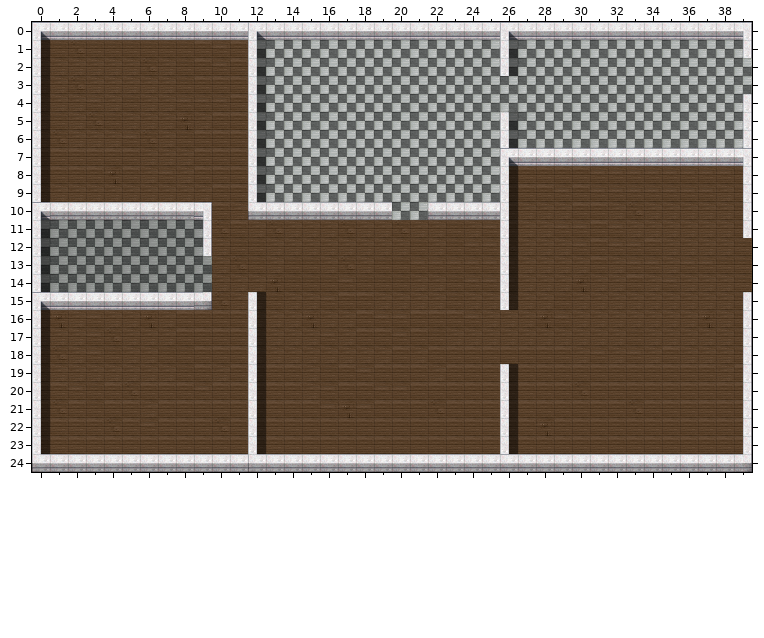
Two versions of a level (Tiled map, labtempo-ubicomp-projects/UbicompMiddleware/assets/tmx/casa_meiry.tmx). Above, as it was before the edit.
Cells are 32x32 px. Shown: x 0..39, y 0..24.
The result:
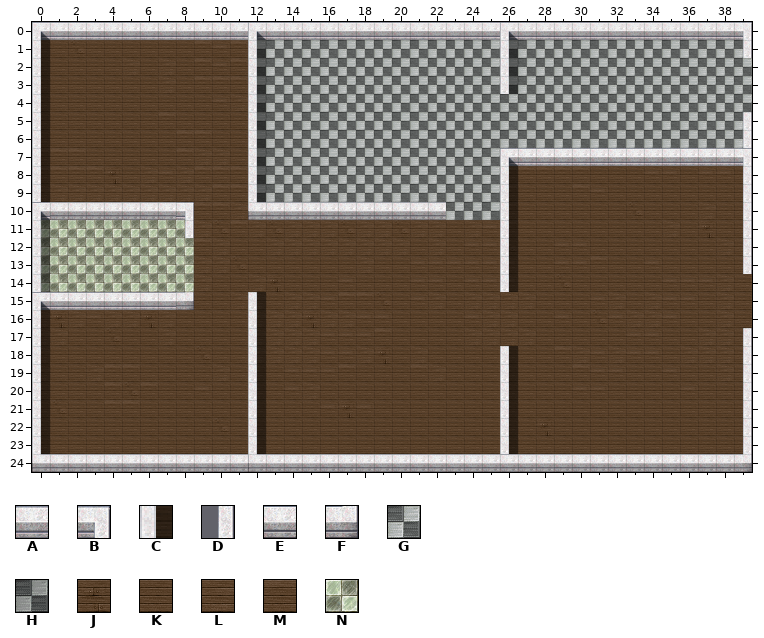
Key: from "mytileset": A 23, B 24, C 33, D 35, E 45, F 46, G 47, H 48, J 63, K 64, L 65, M 72, N 115.
_ is an empty cell, # one hidden under a higher layer.
See-through tiles are keyed as they look on the map.
Diff:
Layer "Floor":
y 5: x 8 J -> K
y 10: x 8..9 #H -> NM; x 23..25 ### -> GGG
y 11: x 0..9 HHHHHHHHHH -> NNNNNNNNNL; x 37 L -> J
y 12: x 0..9 HHHHHHHHHH -> NNNNNNNNNM
y 13: x 0..9 HHHHHHHHHH -> NNNNNNNNNL
y 14: x 0..9 HHHHHHHHHH -> NNNNNNNNNL; x 30 J -> K
y 15: x 9 # -> K
y 16: x 28 J -> K; x 37 J -> K
y 18: x 19 L -> J; x 26 M -> K
Layer "Wall":
y 3: x 26 _ -> C
y 4: x 39 D -> _
y 5..6: x 26 C -> _
y 10: x 8..9 EB -> B_; x 20..21 __ -> EE; x 23..25 EEE -> ___
y 11: x 8..9 _D -> D_
y 12: x 9 D -> _; x 39 _ -> D
y 13: x 39 _ -> D
y 15: x 8..9 AF -> F_; x 26 C -> _; x 39 D -> _
y 16: x 39 D -> _
y 18: x 26 _ -> C
